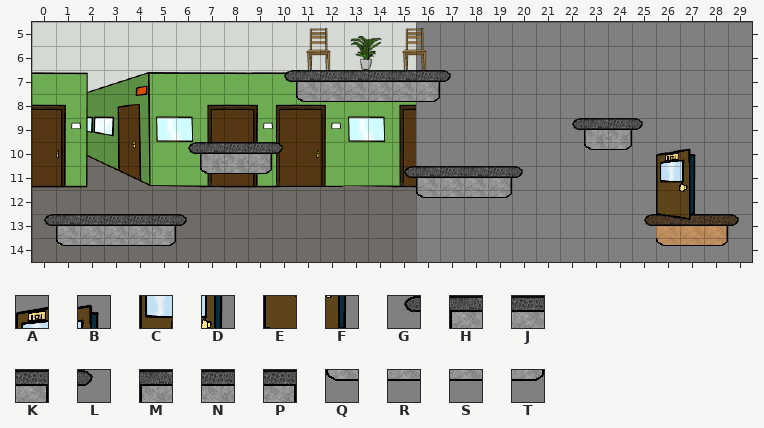
One commit to this Tiled map (JSON): data/map/area03.json. The picture above was drawn from the file before the commit.
Cells are 32x32 px. Shown: x 0..29, y 5..14.
Key: from "Tileset-Immatrikulationsamt": A 50, B 51, C 64, D 65, E 78, F 79; from "area01_baf_level": G 1, H 2, J 3, K 7, L 8, M 72, N 73, P 77, Q 84, R 85, S 86, T 89.
_ is an empty cell.
Layer "Foreground" before, first column x 0:
 5 __________
 6 __________
 7 __________
 8 __________
 9 __________
10 ______GMNK
11 _______QRT
12 __________
13 GHJJJPL___
14 _QRSRT____
The same view after the edit:
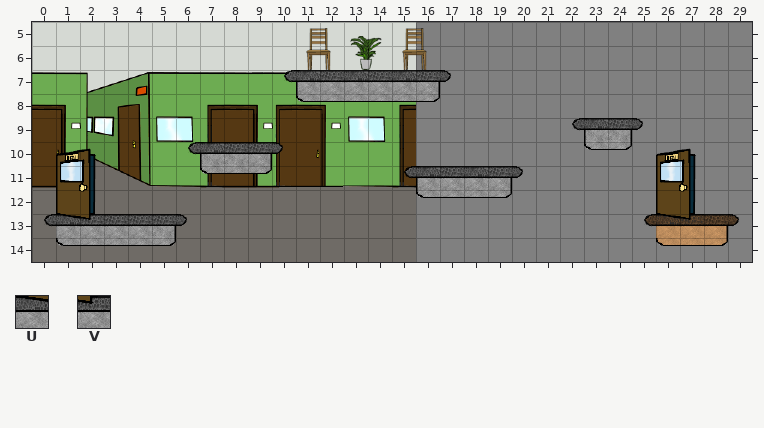
Further tiles: from "Tileset-Immatrikulationsamt": U 92, V 93.
The edit:
Changed rows in their new state; . is an unchanged cell.
Layer "Foreground":
first column x 1:
10 AB
11 CD
12 EF
13 UV
Changed places in both pictures, as pixel boxes (x1, y1, x2, y2):
changed: (56, 148, 96, 238)
